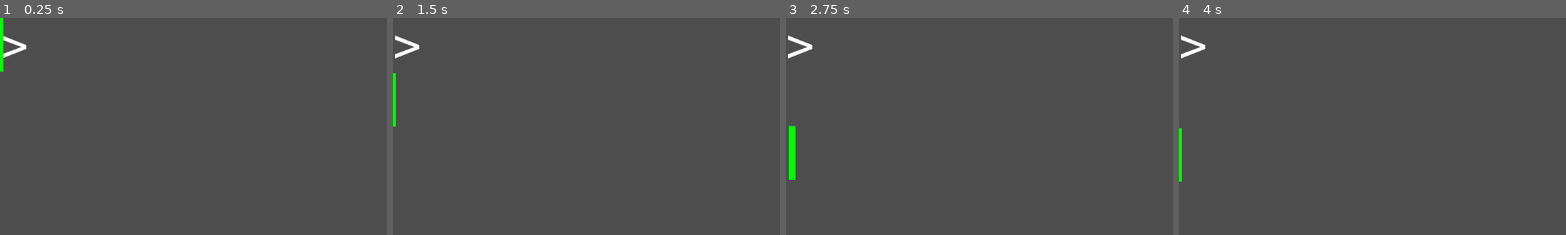
Above: before the commit, frames 1-4 (left to right).
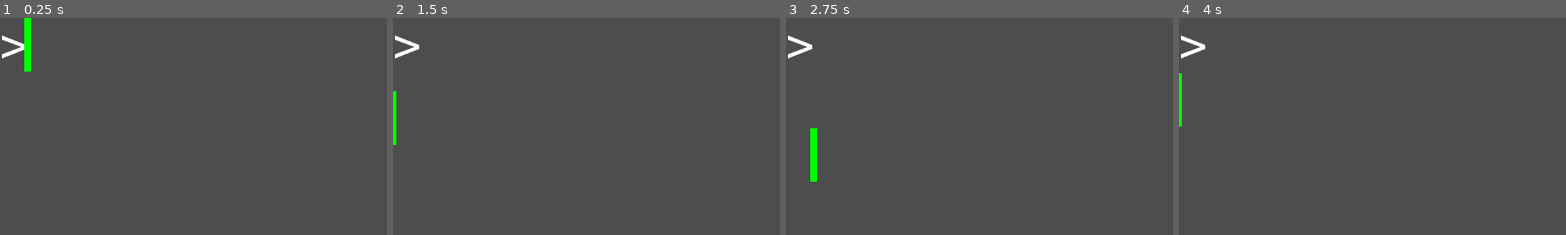
Above: after the commit, the same moments.

Repository: uprun/neon-lights-editor
Game: Godot game, scene res://scenes/canvas-ltd.tscn
The game is run twice, just before and just after one commit, with the same random seed, the same clock (stepped at 60 frames per second) and the same inputs.
Inputs (mouse positions are % of the whole screen's width and height, from its top left):
- Up to frame 1 (0.25 s): no input
- Up to frame 2 (1.5 s): tap Enter at 0.5, 1.35 s; move the mouse to (72, 45) at 0.52 s; hold Right 0.53-1.28 s; tap Backspace at 0.6 s; click (72, 45) at 0.67 s; move the mouse to (30, 55) at 1.27 s; hold Down from 1.28 s (still down)
- Up to frame 3 (2.75 s): tap Space at 2 s; move the mouse to (60, 28) at 2.02 s; release Down at 2.03 s; hold Right from 2.03 s (still down); tap Backspace at 2.1 s
- Up to frame 4 (4 s): move the mouse to (45, 70) at 2.77 s; release Right at 2.78 s; hold Up 2.78-3.53 s; tap Enter at 2.85, 3.5 s; click (45, 70) at 2.92 s; move the mouse to (80, 65) at 3.52 s; hold Left from 3.53 s (still down); tap Backspace at 3.6 s
The pictures show only the part of the screen within x 0-50%, y 0-50%; the shares and areas given below are measured in that part.

The runs differ from the first frame. In frame 1, 0.7% of the frame differs, in the area x 0-9%, y 0-25%; in frame 2, 0.2%; in frame 3, 0.9%, in the area x 0-9%, y 49-76%; in frame 4, 0.4%.
Error in both runs: Attempt to call function 'get_further_side_position' in base 'null instance' on a null instance. (res://scenes/function-node.gd:46)

Commit message:
2024-12-09--23h19m10s

Diff:
--- a/scenes/rocket-engine.gd
+++ b/scenes/rocket-engine.gd
@@ -32,7 +32,10 @@
 	return next_position != get_parent().position
 
 func update_position(new_position):
-	next_position = new_position
+	if new_position == get_parent().position:
+		request_to_set_position.emit(new_position)
+	else:
+		next_position = new_position
 
 func shift_position(delta: Vector2):
 	next_position += delta
